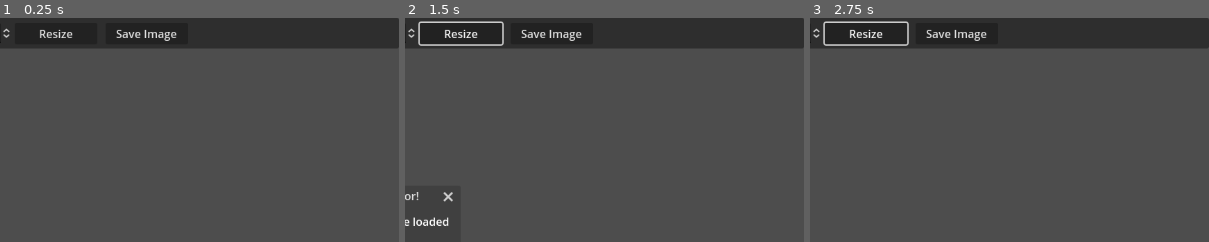
Above: before the commit, frames 1-3 (left to right).
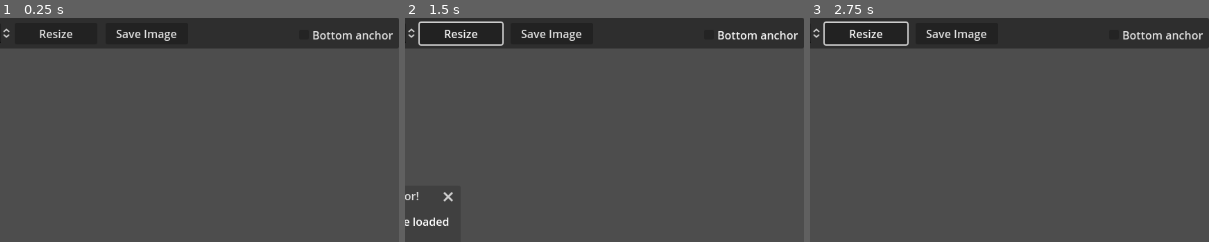
Above: after the commit, the same moments.

Repository: Hudell/spriteset-resizer
Game: Godot game, scene res://spriteset_resizer.tscn
The game is run twice, just before and just after one commit, with the same random seed, the same clock (stepped at 60 frames per second) and the same inputs. The engine's default icon, where the game draws it, is replaced by a stand-in: a white triangle on a blue panel in a dark square.
Inputs (mouse positions are % of the whole screen's width and height, from its top left):
- Up to frame 1 (0.25 s): no input
- Up to frame 2 (1.5 s): click "Resize" at 0.5 s; click (93, 4) at 1.25 s, where only the run after the commit has a clickable "Bottom anchor"
- Up to frame 3 (2.75 s): click "OK" at 2 s
The pictures show only the part of the screen within x 50-100%, y 0-50%; the shares and areas given below are measured in that part.

The runs differ from the first frame. In frame 1, 0.4% of the frame differs, in the area x 78-99%, y 5-10%; in frame 2, 0.4%; in frame 3, 0.4%.

Commit message:
Added support for shrinking

Diff:
--- a/spriteset_resizer.gd
+++ b/spriteset_resizer.gd
@@ -85,6 +85,8 @@
 	resized_image_width = x_frames * target_width
 	resized_image_height = y_frames * target_height
 
+	var bottom_anchor = %BottomAnchor.button_pressed
+
 	var new_img = Image.create(resized_image_width, resized_image_height, false, loaded_image_format)
 
 	for x in loaded_image_width:
@@ -97,14 +99,20 @@
 				continue
 			var y_index = y / height
 
-			var region = Rect2i(x, y, width, height)
 			var new_x = x_index * target_width
 			var new_y = y_index * target_height
-			var x_offset = (target_width - width) / 2
-			var y_offset = (target_height - height) / 2
+			var x_offset = max(0, (target_width - width) / 2)
+			var y_offset = max(0, (target_height - height))
 
 			var target_x = new_x + x_offset
 			var target_y = new_y + y_offset
+
+			var origin_width = min(target_width, width)
+			var origin_height = min(target_height, height)
+			var origin_x = max(x, x + (width - target_width) / 2)
+			var origin_y_offset = (height - target_height) / 2 if bottom_anchor else (height - target_height)
+			var origin_y = max(y, y + origin_y_offset)
+			var region = Rect2i(origin_x, origin_y, origin_width, origin_height)
 
 			new_img.blit_rect(img, region, Vector2i(target_x, target_y))
 
--- a/spriteset_resizer.tscn
+++ b/spriteset_resizer.tscn
@@ -34,6 +34,7 @@
 offset_top = 7.0
 offset_right = 217.063
 offset_bottom = 38.0
+max_value = 512.0
 step = 8.0
 value = 32.0
 rounded = true
@@ -47,6 +48,7 @@
 offset_top = 7.0
 offset_right = 300.063
 offset_bottom = 38.0
+max_value = 512.0
 step = 8.0
 value = 32.0
 rounded = true
@@ -60,6 +62,7 @@
 offset_top = 7.0
 offset_right = 511.063
 offset_bottom = 38.0
+max_value = 512.0
 step = 8.0
 value = 64.0
 rounded = true
@@ -73,6 +76,7 @@
 offset_top = 7.0
 offset_right = 594.063
 offset_bottom = 38.0
+max_value = 512.0
 step = 8.0
 value = 64.0
 rounded = true
@@ -143,6 +147,15 @@
 title = "Success"
 dialog_text = "Image saved successfully"
 
+[node name="BottomAnchor" type="CheckBox" parent="."]
+unique_name_in_owner = true
+layout_mode = 0
+offset_left = 1003.0
+offset_top = 9.0
+offset_right = 1148.0
+offset_bottom = 40.0
+text = "Bottom anchor"
+
 [connection signal="pressed" from="Panel/Button" to="." method="_on_button_pressed"]
 [connection signal="value_changed" from="Panel/LoadedGridX" to="." method="_on_loaded_grid_x_value_changed"]
 [connection signal="value_changed" from="Panel/LoadedGridY" to="." method="_on_loaded_grid_y_value_changed"]
